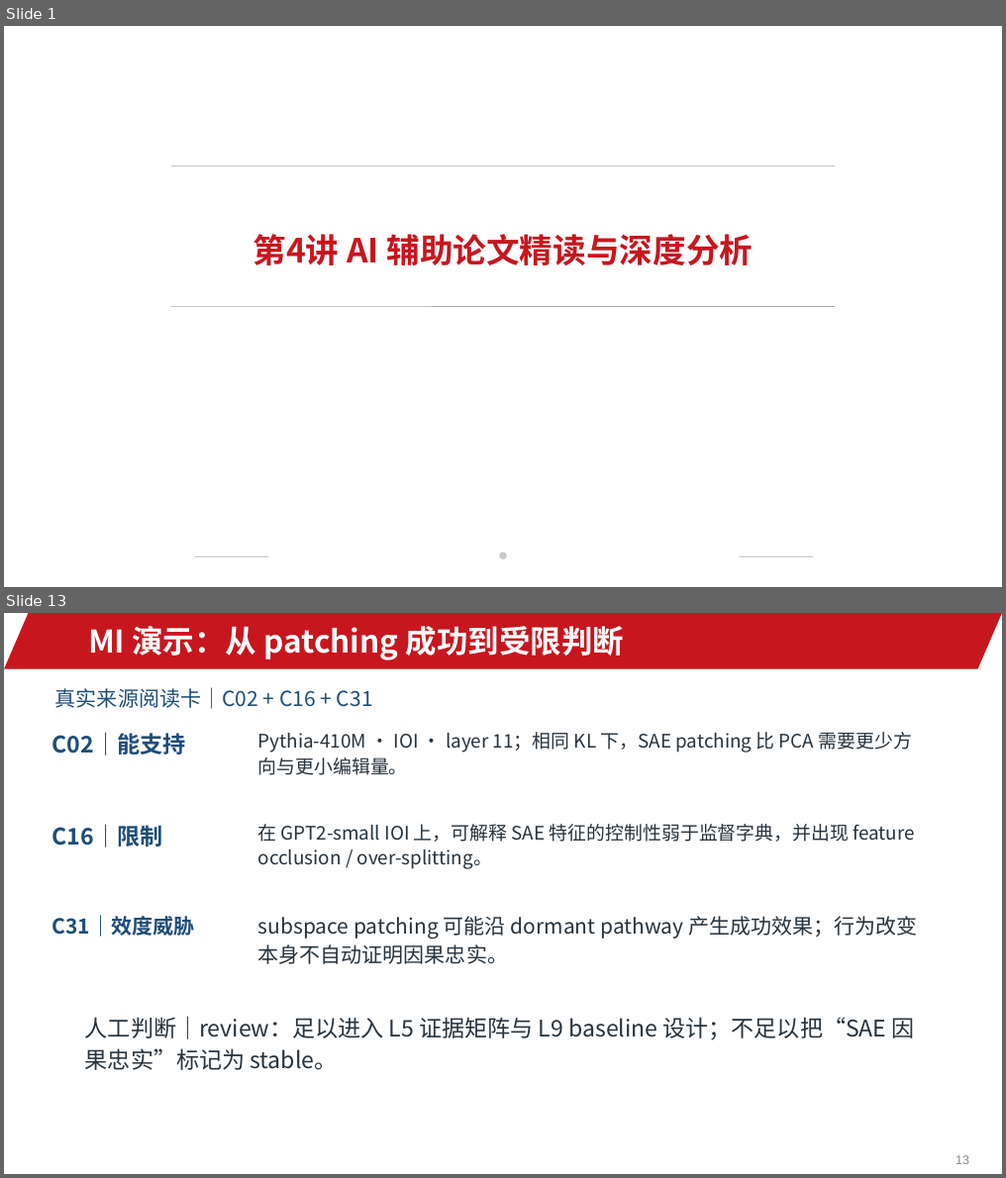
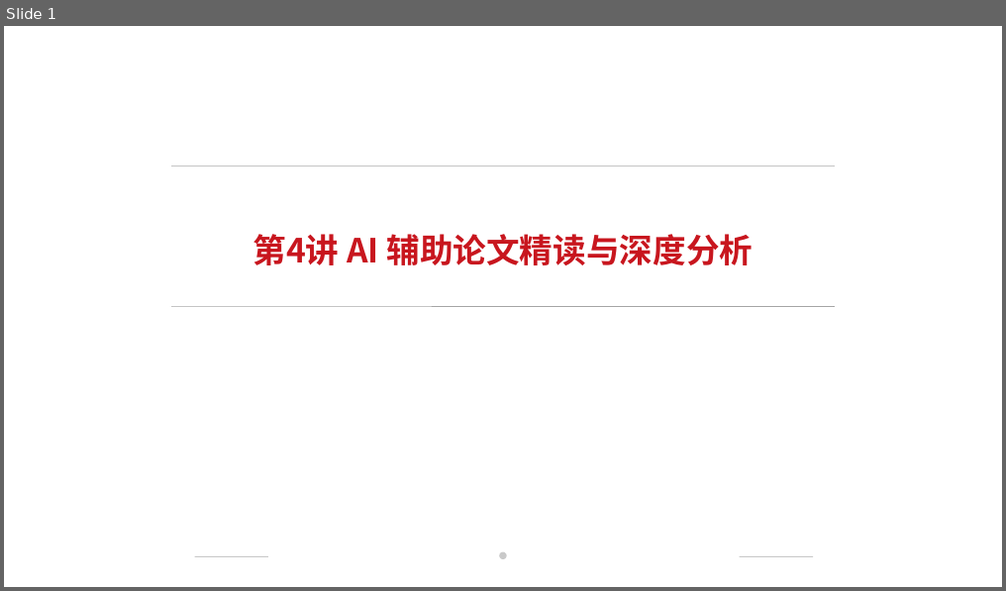
Before and after one commit to jinyh/ai4research, a slide deck: lessons/lesson-04/slides.pptx. Shown one above the other, each under a label of ours: slides 1 and 13 before the commit, slide 1 after it; the slides between them are not shown. The pictures are 1006x1178 and 1006x591 pixels, drawn with LibreOffice and Linux fonts; fonts in the diff are those of the drawing; background and template pictures are left out. Boxes give left, top, right and bottom in pixels: in the first picture for what was removed or moved away, otherwise in the second. Text is boxed around its words. In the diff, an @@ line names an element or a change of style, - is before the commit and + after.

```diff
--- a/lessons/lesson-04/slides.pptx
+++ b/lessons/lesson-04/slides.pptx
@@ slide 13 removed at [4, 613, 1002, 1174], background #FFFFFF @@
@@ parallelogram removed at [4, 613, 1002, 669] @@
@@ text removed at [88, 626, 624, 661] @@
-MI 演示：从 patching 成功到受限判断
@@ text removed at [55, 687, 373, 709] @@
-真实来源阅读卡｜C02 + C16 + C31
@@ text removed at [53, 732, 186, 756] @@
-C02｜能支持
@@ text removed at [258, 732, 912, 775] @@
-Pythia-410M · IOI · layer 11；相同 KL 下，SAE patching 比 PCA 需要更少方向与更小编辑量。
@@ text removed at [53, 824, 163, 848] @@
-C16｜限制
@@ text removed at [258, 824, 915, 869] @@
-在 GPT2-small IOI 上，可解释 SAE 特征的控制性弱于监督字典，并出现 feature occlusion / over-splitting。
@@ text removed at [53, 915, 195, 937] @@
-C31｜效度威胁
@@ text removed at [258, 916, 918, 964] @@
-subspace patching 可能沿 dormant pathway 产生成功效果；行为改变本身不自动证明因果忠实。
@@ text removed at [85, 1016, 915, 1070] @@
-人工判断｜review：足以进入 L5 证据矩阵与 L9 baseline 设计；不足以把“SAE 因果忠实”标记为 stable。
@@ page number removed at [955, 1156, 969, 1164] @@
-13
```
Also in this commit, not shown: 31 slides added, 16 other slides removed, 29 other files.
